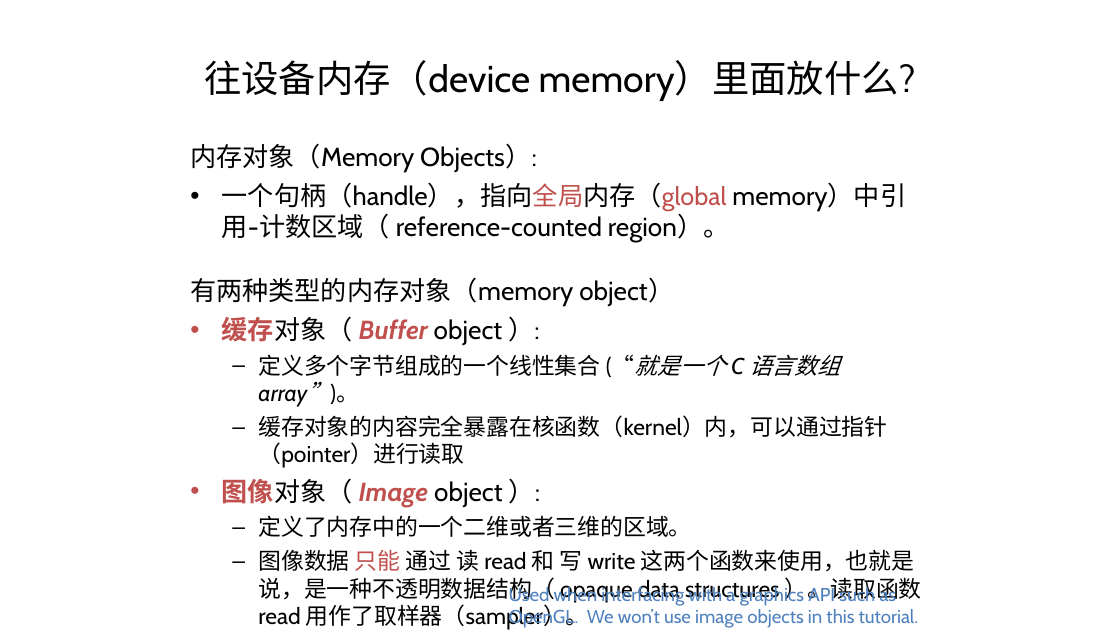
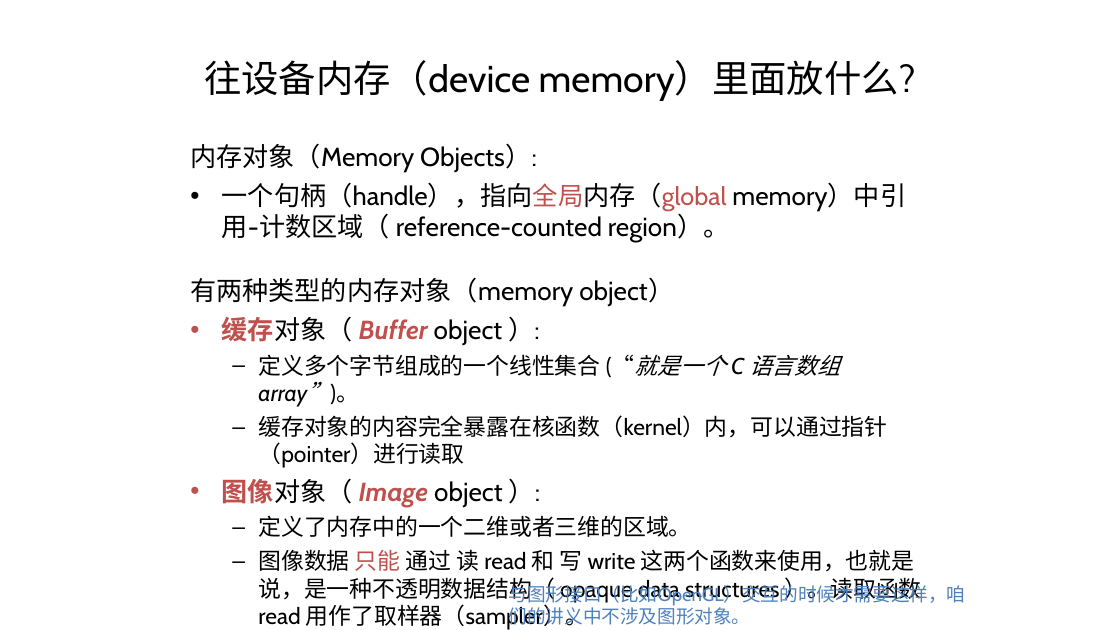
Before and after one commit to Kivy-CN/HandsOnOpenCL_CN, a slide deck: slide 21 of Translated/章节3.pptx. Drawn at 1120x630 pixels with LibreOffice and Linux fonts; fonts in the diff are those of the drawing. Boxes give left, top, right and bottom in pixels: in the first picture for what was removed or moved away, otherwise in the second. Text is boxed around its words. In the diff, an @@ line names an element or a change of style, - is before the commit and + after.

Commit message:
update

```diff
--- a/Translated/章节3.pptx
+++ b/Translated/章节3.pptx
@@ text at [509, 582, 966, 629]: text changed @@
-Used when interfacing with a graphics API such as OpenGL. We won’t use image objects in this tutorial.
+与图形接口（比如OpenGL）交互的时候才需要这样，咱们的讲义中不涉及图形对象。
```
